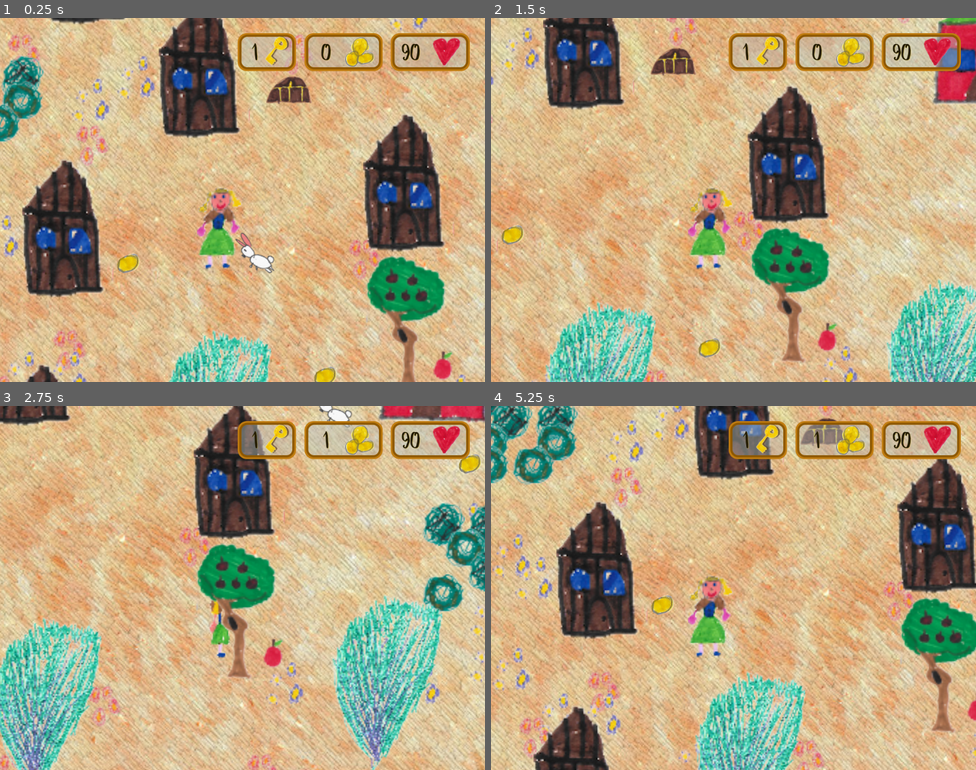
Above: before the commit, frames 1-4 (two rows, left to right).
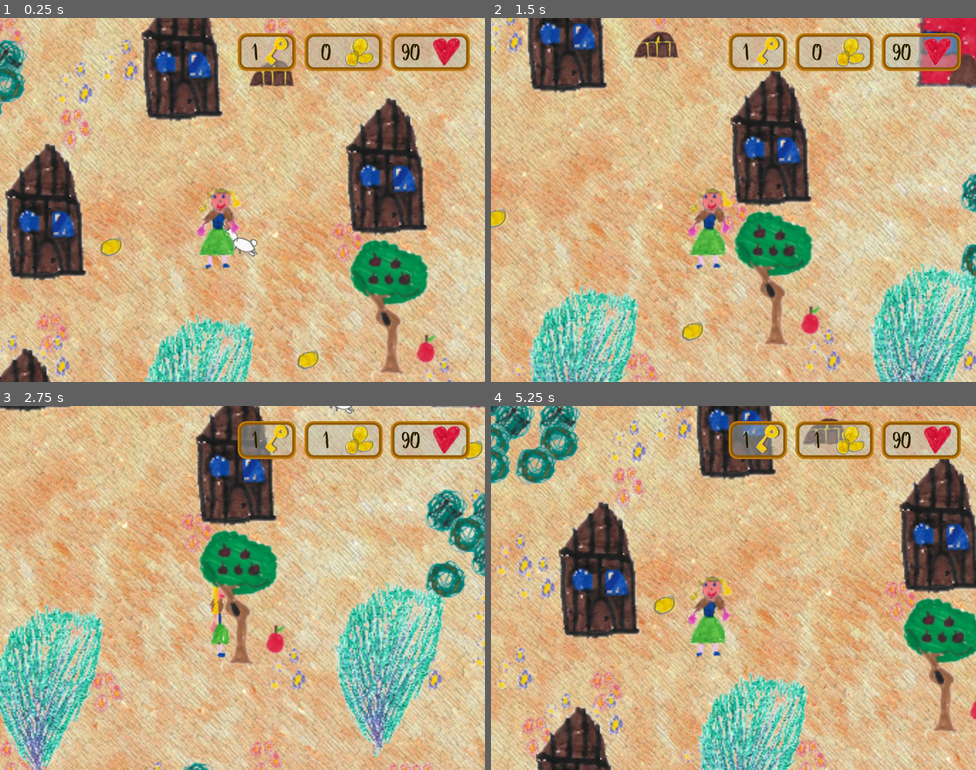
Above: after the commit, the same moments.

Repository: skadge/godot-adventures
Game: Godot game, scene res://Game.tscn
Same seed, same stepped clock (60 frames per second), same inputs: the game is played once before the commit and once after it.
Inputs:
- Up to frame 1 (0.25 s): no input
- Up to frame 2 (1.5 s): tap Enter at 0.5 s; hold Right (right) 0.53-1.28 s; hold Down (down) from 1.28 s (still down)
- Up to frame 3 (2.75 s): release Down (down) at 2.03 s; hold Right (right) from 2.03 s (still down)
- Up to frame 4 (5.25 s): release Right (right) at 2.78 s; hold Up (ui_up) 2.78-3.53 s; hold Left (left) 3.53-5.03 s; hold Down (down) from 5.03 s (still down)

The runs differ from the first frame. In frame 1, 51% of the frame differs, in the area x 0-100%, y 0-100%; in frame 2, 51%; in frame 3, 47%; in frame 4, 28%.

Commit message:
Added the Spiky monster

Diff:
--- a/Game.tscn
+++ b/Game.tscn
@@ -35,6 +35,7 @@
 [ext_resource path="res://res/interface/Title screen.tscn" type="PackedScene" id=33]
 [ext_resource path="res://res/props/fence.png" type="Texture" id=34]
 [ext_resource path="res://res/props/Apple.tscn" type="PackedScene" id=35]
+[ext_resource path="res://res/monsters/Spiky.tscn" type="PackedScene" id=36]
 
 [sub_resource type="ConvexPolygonShape2D" id=1]
 points = PoolVector2Array( 0, 80, 64, 80, 64, 112, 0, 112 )
@@ -1206,6 +1207,30 @@
 position = Vector2( 1872.13, 906.894 )
 rotation = -0.167552
 
+[node name="Spiky" parent="Items/Monsters" instance=ExtResource( 36 )]
+position = Vector2( 2259.13, 1273.29 )
+
+[node name="Spiky2" parent="Items/Monsters" instance=ExtResource( 36 )]
+position = Vector2( 2374.23, 1346.51 )
+
+[node name="Spiky3" parent="Items/Monsters" instance=ExtResource( 36 )]
+position = Vector2( 2455.82, 1300.57 )
+
+[node name="Spiky6" parent="Items/Monsters" instance=ExtResource( 36 )]
+position = Vector2( 2530.41, 1124.38 )
+
+[node name="Spiky7" parent="Items/Monsters" instance=ExtResource( 36 )]
+position = Vector2( 2316.93, 1091.8 )
+
+[node name="Spiky8" parent="Items/Monsters" instance=ExtResource( 36 )]
+position = Vector2( 2430.96, 1016.36 )
+
+[node name="Spiky4" parent="Items/Monsters" instance=ExtResource( 36 )]
+position = Vector2( 2625.29, 1339.52 )
+
+[node name="Spiky5" parent="Items/Monsters" instance=ExtResource( 36 )]
+position = Vector2( 2506.35, 1435.31 )
+
 [node name="Snowcat" parent="Items" instance=ExtResource( 25 )]
 position = Vector2( 2333.33, 105.333 )
 
@@ -1227,7 +1252,7 @@
 position = Vector2( 1890.67, 1248 )
 
 [node name="Player" parent="Items" instance=ExtResource( 3 )]
-position = Vector2( 27.0277, 155.42 )
+position = Vector2( 38.8597, 167.104 )
 health = 90
 keys = 1
 
--- a/res/monsters/BlackNightmare.tscn
+++ b/res/monsters/BlackNightmare.tscn
@@ -1,8 +1,30 @@
-[gd_scene load_steps=2 format=2]
+[gd_scene load_steps=3 format=2]
 
 [ext_resource path="res://res/monsters/Monster.tscn" type="PackedScene" id=1]
+
+[sub_resource type="Curve2D" id=1]
+resource_local_to_scene = true
+_data = {
+"points": PoolVector2Array( 113.993, 49.4167, -113.993, -49.4167, 1319.05, 8.40305, 100.942, 0, -100.942, 0, 1063.28, 49.2098, 59.2771, -14.7043, -59.2771, 14.7043, 789.57, -9.99681 )
+}
 
 [node name="BlackNightmare" instance=ExtResource( 1 )]
 
 [node name="Path2D" parent="." index="0"]
 position = Vector2( -1320, -8 )
+curve = SubResource( 1 )
+
+[node name="PathFollow2D" parent="Path2D" index="0"]
+position = Vector2( 1311.84, 5.42258 )
+
+[node name="Area2D" parent="Path2D/PathFollow2D" index="0"]
+position = Vector2( 4.33167, -4.28185 )
+
+[node name="Sprite" parent="Path2D/PathFollow2D/Area2D" index="0"]
+position = Vector2( 3.40671, 6.09289 )
+
+[node name="CollisionPolygon2D" parent="Path2D/PathFollow2D/Area2D" index="1"]
+position = Vector2( 2.88443, 7.82538 )
+
+[node name="AudioStreamPlayer2D" parent="Path2D/PathFollow2D/Area2D" index="2"]
+position = Vector2( -1.91982, 4.45964 )
--- a/res/monsters/Monster.gd
+++ b/res/monsters/Monster.gd
@@ -8,6 +8,8 @@
 var direction = 1
 
 var rng = RandomNumberGenerator.new()
+
+export(int) var damage = 20
 
 func _ready():
     rng.randomize()
@@ -33,4 +35,4 @@
 
 func _on_touch_player(body):
     if body.get_name() == "Player":
-        player.health_change(-20)
+        player.health_change(-damage)
--- /dev/null
+++ b/res/monsters/Spiky.gd
@@ -0,0 +1,16 @@
+extends "res://res/monsters/Monster.gd"
+
+
+# Declare member variables here. Examples:
+# var a = 2
+# var b = "text"
+
+
+# Called when the node enters the scene tree for the first time.
+func _ready():
+    damage = 5
+
+
+# Called every frame. 'delta' is the elapsed time since the previous frame.
+#func _process(delta):
+#    pass
--- /dev/null
+++ b/res/monsters/Spiky.tscn
@@ -0,0 +1,40 @@
+[gd_scene load_steps=6 format=2]
+
+[ext_resource path="res://res/monsters/Monster.tscn" type="PackedScene" id=1]
+[ext_resource path="res://res/monsters/spiky_rolling_small.png" type="Texture" id=2]
+[ext_resource path="res://res/sounds/spiky-monster.ogg" type="AudioStream" id=3]
+[ext_resource path="res://res/monsters/Spiky.gd" type="Script" id=4]
+
+[sub_resource type="Curve2D" id=1]
+resource_local_to_scene = true
+_data = {
+"points": PoolVector2Array( 45.5656, -8.33402, -45.5656, 8.33402, -0.889008, 1.56242, 59.2771, -14.7043, -59.2771, 14.7043, -105.651, -1.94482 )
+}
+
+[node name="Spiky" instance=ExtResource( 1 )]
+script = ExtResource( 4 )
+
+[node name="Path2D" parent="." index="0"]
+curve = SubResource( 1 )
+
+[node name="PathFollow2D" parent="Path2D" index="0"]
+position = Vector2( -8.59815, 2.70001 )
+rotation = -3.07352
+
+[node name="Area2D" parent="Path2D/PathFollow2D" index="0"]
+position = Vector2( 0.913321, -0.0622787 )
+
+[node name="Sprite" parent="Path2D/PathFollow2D/Area2D" index="0"]
+position = Vector2( 0.936483, 0.258797 )
+texture = ExtResource( 2 )
+
+[node name="CollisionPolygon2D" parent="Path2D/PathFollow2D/Area2D" index="1"]
+position = Vector2( 12.6957, -6.48955 )
+scale = Vector2( 0.871939, 0.877327 )
+polygon = PoolVector2Array( -13.4036, 24.7867, 3.12097, -2.96082, -22.4413, -7.94452, -32.9099, 14.5813 )
+
+[node name="AudioStreamPlayer2D" parent="Path2D/PathFollow2D/Area2D" index="2"]
+position = Vector2( -6.63538, 13.9451 )
+stream = ExtResource( 3 )
+max_distance = 500.0
+attenuation = 2.29739
Not shown: 1 places in Game.tscn that only renumber resources
